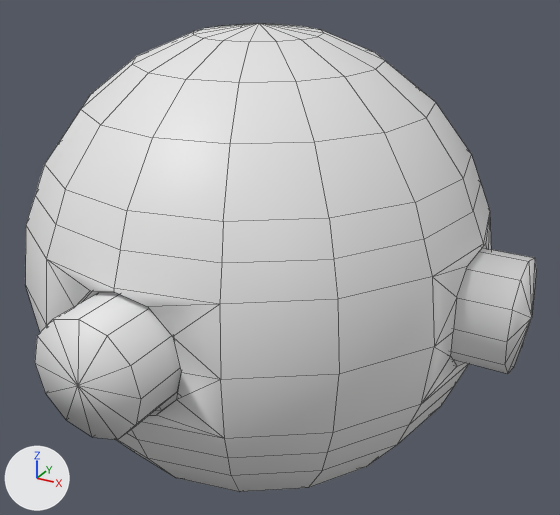
Renders of the OBJ model KBARF_pre_alpha/Assets/Models/ShipMain/mod_shipMain.obj from each side of a commit.
Rendered twice from a camera (50 mm lens) standing at (4.2, -7.18, 3.64) and looking at (0.19, 0.11, 0.0). Lighting does not change. The marker at lower left points along +X, +Y and +Z. Mesh edges are drawn as thin lines. Where no turn or scale is listed for an object, it has been applied to the vertices.

Objects in the first picture: 'mainship_mod'.
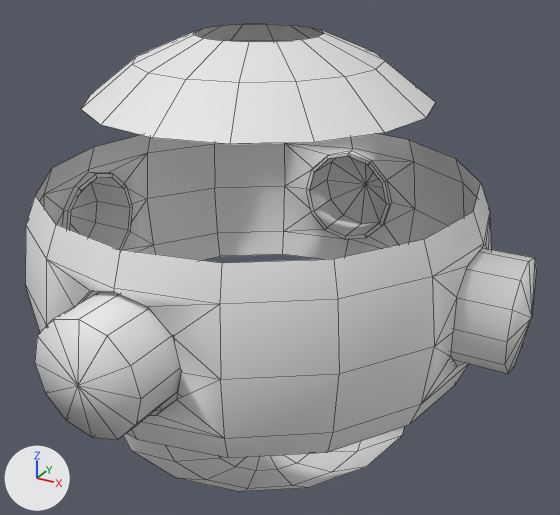
The newer file is also rescaled (x10.0) as a whole; pictures and numbers use the older file's frame.

Boxes [x1, y1, x2, y2] around the edits, measured in the pictures (560 x 515 px):
```json
{"object": "mainship_mod", "change": "reshaped", "before": [25, 23, 536, 492], "after": [25, 24, 536, 492]}
{"part": 1, "of": "me_mainship_mod", "change": "deleted", "before": [35, 23, 481, 263]}
{"part": 2, "of": "me_mainship_mod", "change": "deleted", "before": [115, 385, 455, 492]}
```

The change, as JSON lines over the scene's bpy script:
```json
{"block": "me_mainship_mod", "where": "# used by ob_mainship_mod; location = (0.0, 0.0, 0.0)"}
{"op": "remove", "block": "me_mainship_mod", "code": "me_mainship_mod.from_pydata(...)  # 402 vertices, 464 faces; spans x -3.1..3.1, y -3.1..3.1, z -2.64..2.64"}
{"op": "add", "block": "me_mainship_mod", "code": "me_mainship_mod.from_pydata(...)  # 369 vertices, 384 faces; spans x -3.1..3.1, y -3.1..3.1, z -2.64..2.55"}
{"block": "me_mainship_mod", "change": "me_mainship_mod part 1"}
{"block": "me_mainship_mod", "change": "17 vertices are removed from x -2.28..2.28, y -2.28..2.28, z 1.32..2.64"}
{"block": "me_mainship_mod", "change": "48 faces are deleted"}
{"block": "me_mainship_mod", "change": "me_mainship_mod part 2"}
{"block": "me_mainship_mod", "change": "16 vertices are removed from x -2.28..2.28, y -2.28..2.28, z -1.32"}
{"block": "me_mainship_mod", "change": "32 faces are deleted"}
```
